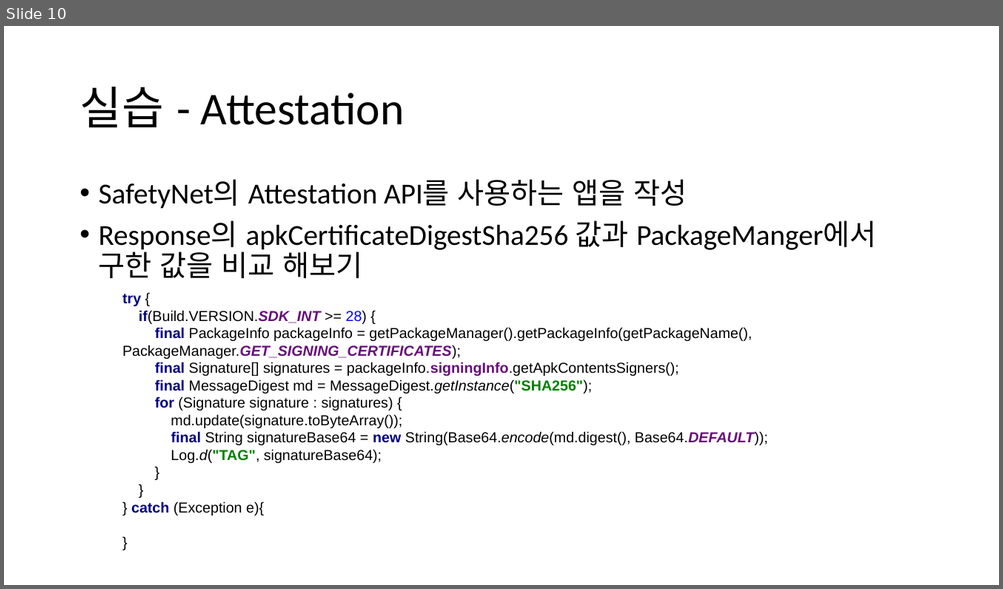
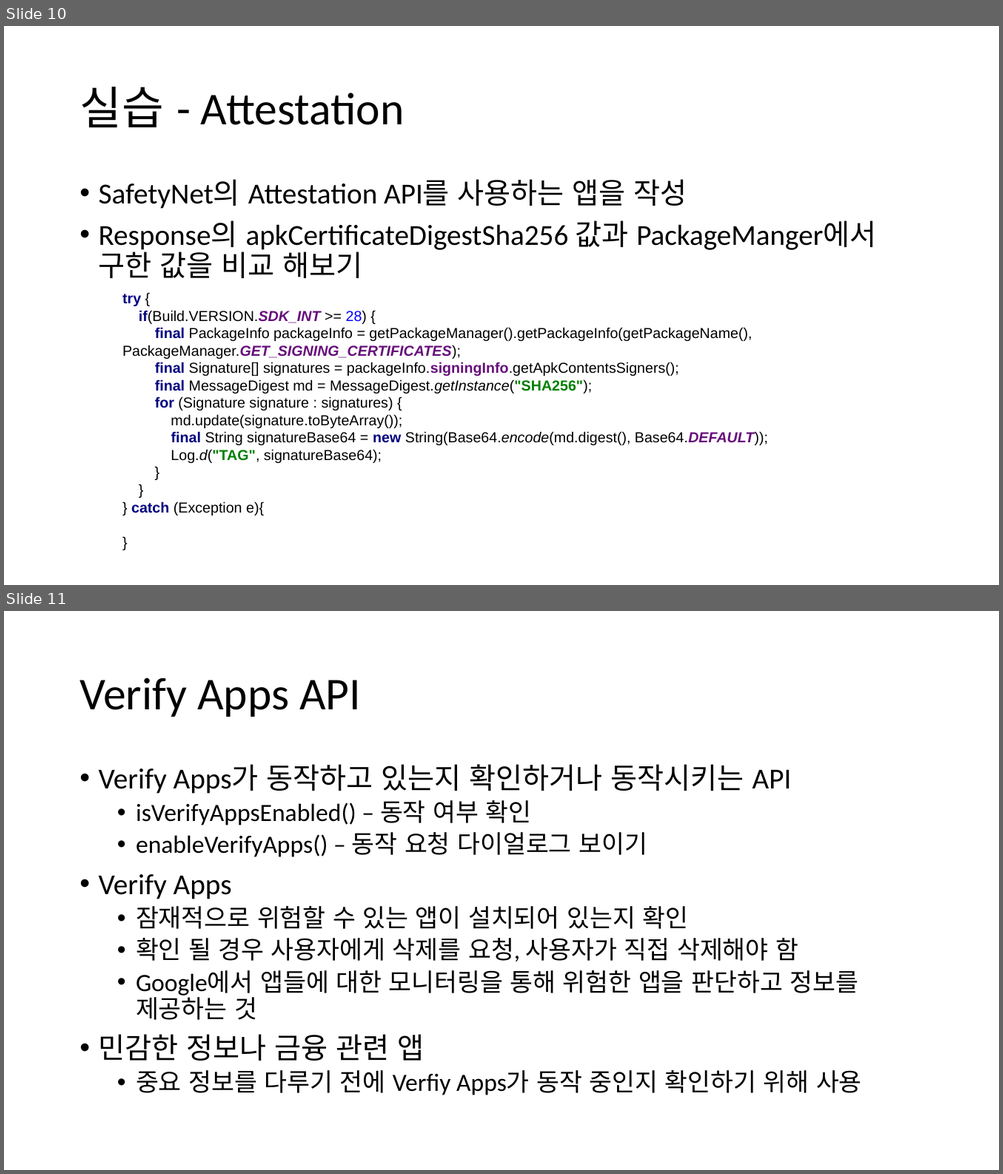
Before and after one commit to jyheo/jyheo.github.io, a slide deck: androidsec/안드로이드 SafetyNet.pptx. Shown one above the other, each under a label of ours: slide 10 before the commit, slides 10 and 11 after it. The pictures are 1003x589 and 1003x1174 pixels, drawn with LibreOffice and Linux fonts; fonts in the diff are those of the drawing. Boxes give left, top, right and bottom in pixels: in the first picture for what was removed or moved away, otherwise in the second. Text is boxed around its words. In the diff, an @@ line names an element or a change of style, - is before the commit and + after.

```diff
--- a/androidsec/안드로이드 SafetyNet.pptx
+++ b/androidsec/안드로이드 SafetyNet.pptx
@@ slide 11 added at bbox=[4, 611, 999, 1170], background #FFFFFF @@
@@ title added at bbox=[79, 678, 361, 717], 44 pt, text #000000 @@
+Verify Apps API
@@ text added at bbox=[99, 764, 862, 1096], 24 pt, text #000000 @@
+• Verify Apps가 동작하고 있는지 확인하거나 동작시키는 API
+  • isVerifyAppsEnabled() – 동작 여부 확인
+  • enableVerifyApps() – 동작 요청 다이얼로그 보이기
+• Verify Apps
+  • 잠재적으로 위험할 수 있는 앱이 설치되어 있는지 확인
+  • 확인 될 경우 사용자에게 삭제를 요청, 사용자가 직접 삭제해야 함
+  • Google에서 앱들에 대한 모니터링을 통해 위험한 앱을 판단하고 정보를 제공하는 것
+• 민감한 정보나 금융 관련 앱
+  • 중요 정보를 다루기 전에 Verfiy Apps가 동작 중인지 확인하기 위해 사용
```
Also in this commit, not shown: 4 other slides added, 6 other files.
